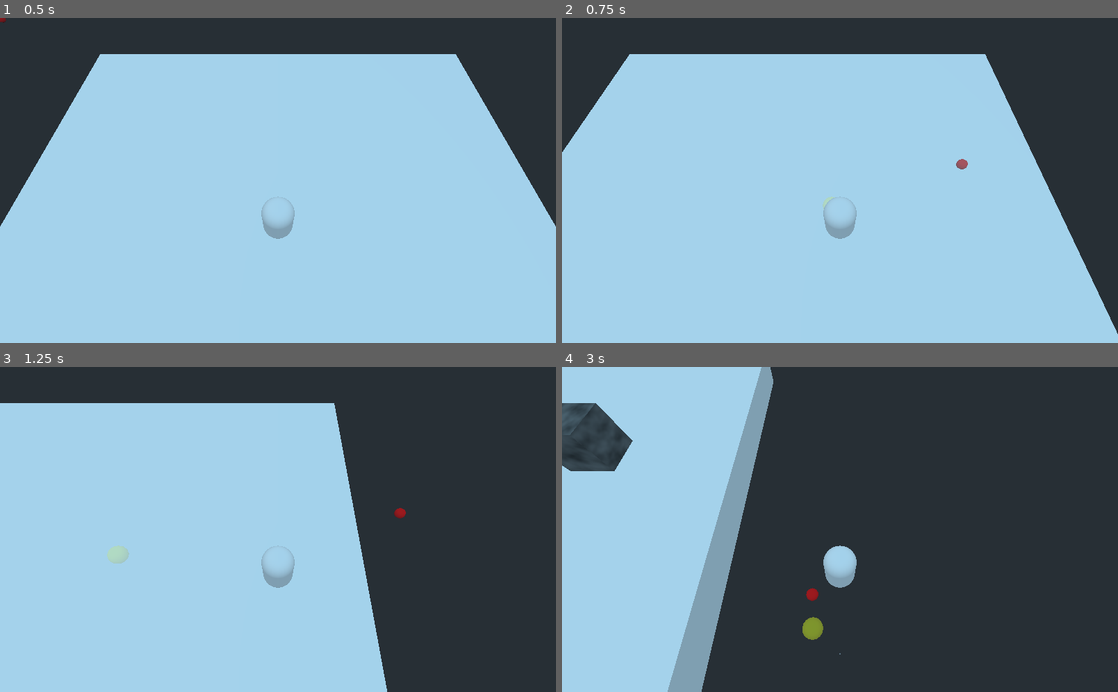
Above: before the commit, frames 1-4 (two rows, left to right).
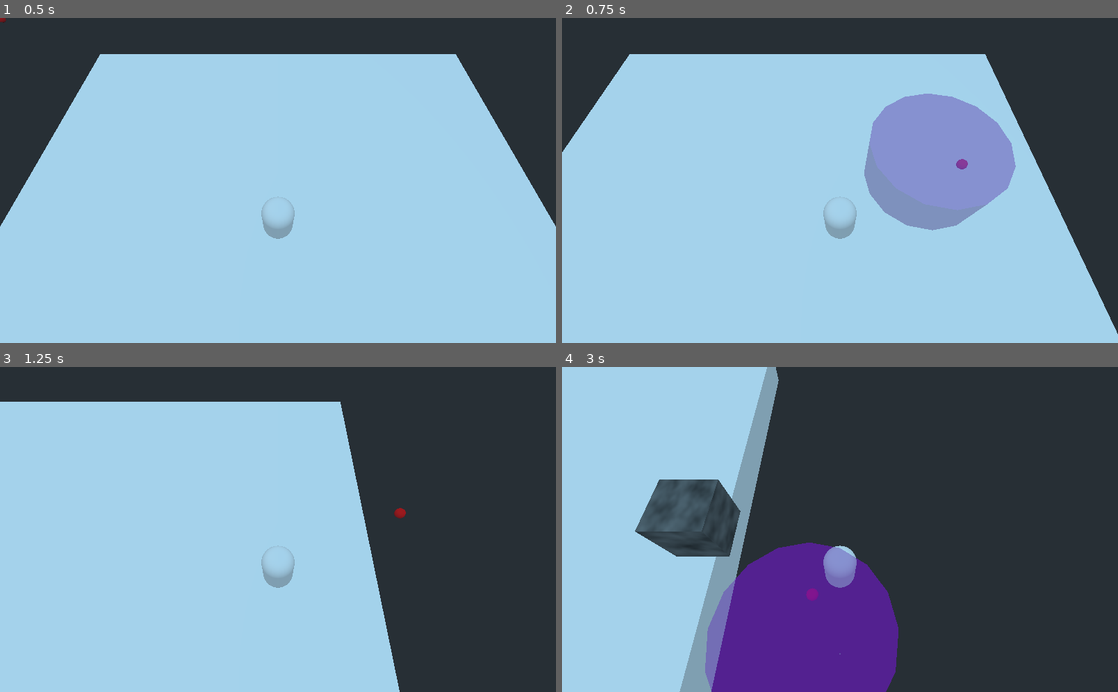
Above: after the commit, the same moments.

Repository: avinanick/WizardArenaGame
Game: Godot game, scene res://Arenas/ArenaGround.tscn
Two runs of this game, one before a commit and one after it. Both use one fixed random seed, a clock stepped at 60 frames per second and the inputs below. The project has no main scene, so this scene is started directly.
Inputs (mouse positions are in pixels of both pictures, inside the frame that each line leads up to):
- Up to frame 1 (0.5 s): no input
- Up to frame 2 (0.75 s): tap Enter at 0.5 s; move the mouse to (962, 164) at 0.52 s; hold D (move_right) from 0.53 s (still down); tap 1 (cast_spell_one) at 0.6 s
- Up to frame 3 (1.25 s): keep holding D (move_right)
- Up to frame 4 (3 s): move the mouse to (728, 545) at 1.27 s; release D (move_right) at 1.28 s; hold S (move_down) 1.28-2.03 s; tap 3 (cast_spell_three) at 1.35 s; move the mouse to (895, 458) at 2.02 s; hold D (move_right) 2.03-2.78 s; tap 2 (cast_spell_two) at 2.1 s; move the mouse to (812, 594) at 2.77 s; hold W (move_up) from 2.78 s (still down); tap 1 (cast_spell_one) at 2.85 s

Frame 1 is identical in both runs. In frame 2, 8.7% of the frame differs, in the area x 46-82%, y 23-66%; in frame 3, 1.9%; in frame 4, 21%, in the area x 0-61%, y 0-100%.

Commit message:
Added the stone lance spell to the wizard for testing, and added the stone lance effect to the stone lance spell.

Diff:
--- a/Characters/Wizard.tscn
+++ b/Characters/Wizard.tscn
@@ -5,7 +5,7 @@
 [ext_resource path="res://Components/MoveComponent.tscn" type="PackedScene" id=3]
 [ext_resource path="res://Components/ComponentManager.gd" type="Script" id=4]
 [ext_resource path="res://Components/CasterComponent.tscn" type="PackedScene" id=5]
-[ext_resource path="res://Spells/LightBombSpell.tscn" type="PackedScene" id=6]
+[ext_resource path="res://Spells/StoneLanceSpell.tscn" type="PackedScene" id=6]
 [ext_resource path="res://Spells/KineticBlastSpell.tscn" type="PackedScene" id=7]
 [ext_resource path="res://Spells/ConjureStoneSpell.tscn" type="PackedScene" id=8]
 
@@ -36,8 +36,8 @@
 
 [node name="CasterComponent" parent="." instance=ExtResource( 5 )]
 
-[node name="LightBombSpell" parent="CasterComponent" instance=ExtResource( 6 )]
-
 [node name="KineticBlastSpell" parent="CasterComponent" instance=ExtResource( 7 )]
 
 [node name="ConjureStoneSpell" parent="CasterComponent" instance=ExtResource( 8 )]
+
+[node name="StoneLanceSpell" parent="CasterComponent" instance=ExtResource( 6 )]
--- a/Spells/StoneLanceSpell.tscn
+++ b/Spells/StoneLanceSpell.tscn
@@ -1,7 +1,9 @@
-[gd_scene load_steps=2 format=2]
+[gd_scene load_steps=3 format=2]
 
 [ext_resource path="res://Spells/Spell.tscn" type="PackedScene" id=1]
+[ext_resource path="res://Spells/StoneLanceEffect.tscn" type="PackedScene" id=2]
 
 [node name="StoneLanceSpell" instance=ExtResource( 1 )]
+spell_effect = ExtResource( 2 )
 is_targeted_spell = false
 spell_name = "Stone Lance"
